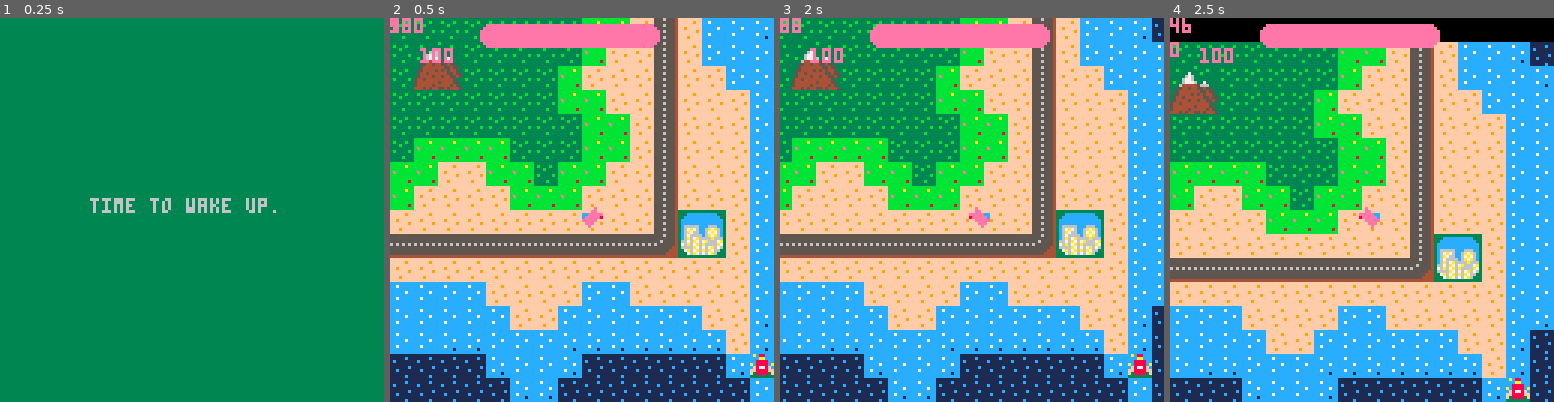
Above: before the commit, frames 1-4 (left to right).
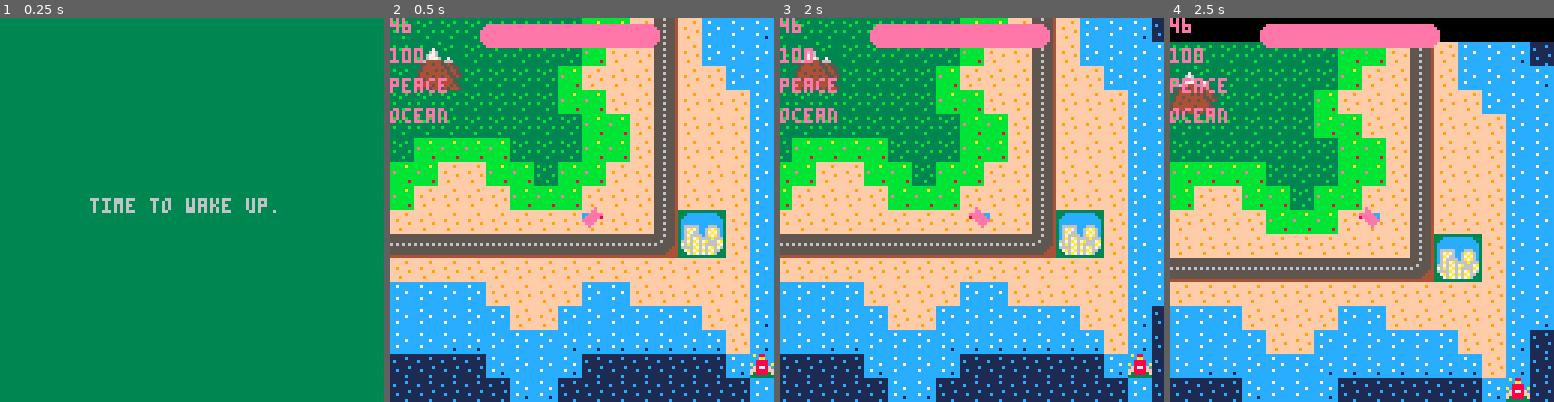
Above: after the commit, the same moments.

Repository: pio687/DragonBlaster
Game: PICO-8 cartridge dragon.p8
Two runs of this game, one before a commit and one after it. Both use one fixed random seed, a clock stepped at 60 frames per second and the inputs below.
Inputs:
- Up to frame 1 (0.25 s): no input
- Up to frame 2 (0.5 s): tap X (X key) at 0.33 s
- Up to frame 3 (2 s): tap X (X key) at 1.07, 1.85 s; hold Right from 1.6 s (still down)
- Up to frame 4 (2.5 s): release Right at 2.1 s; hold Up 2.15-2.42 s; hold Right from 2.47 s (still down)

Frame 1 is identical in both runs. In frame 2, 1.1% of the frame differs, in the area x 0-17%, y 0-28%; in frame 3, 1.0%; in frame 4, 1.0%.

Commit message:
Added music, collision bounce, sound effects

Diff:
--- a/dragon.p8
+++ b/dragon.p8
@@ -3,18 +3,30 @@
 __lua__
 function _init()
 
-state="start"
+state="start" // start menu
+
+mode="peace" // set battle mode
+
+location="ocean" // set map area
+
+death_sound_played = false // play upon player death
+
+hit_cooldown = 0 // enemy hit cooldown
+
+death = false
+
+music(0,0,0,3)
 
 -- player class --
 	player={
 		x=63,
 		y=63,
+		player_alive=0,
 		fx=false, // flip
 		fy=false,
 		sp=1,
 		ghost=4,
 		speed=1,
-		alive=1
 		}
 
 		bomb={
@@ -45,72 +57,112 @@
 end // init
 
 
+-----------------------
+--	update starts here--
+-----------------------
+
+
 function _update()
-//runs before it draws
-//every frame
+
+    old_state = state
 
 	if state=="play" then
-		if (btnp(❎)) state="menu" //call menu
-
-//save player position
-	old_x=player.x
-	old_y=player.y
-
-
-
-//health ui
-  update_health()
-
-//player movement
-		update_player()
-
---//check collision
---	if check_collision(city1, 16, 16) then
---		player.x = old_x
---		player.y = old_y
---	end
---
-
---//check injury
-	if check_collision(axo, 8, 8) then
-		health -= 1
-	end
-
-	//spawn axo
-	if position==57 then
-		axo.spawn=1
-	end
-
-//flash bomb and axo sprites
-		flash_sprite(axo, 36, 37, 10)
-
-		flash_sprite(bomb, 50, 51, 2)
-
-//find player position
+
+    	if health <= 0
+	        and not death_sound_played
+	        then health = 0
+	        death = true
+	        sfx(9,2)
+	        death_sound_played=true
+	    end
+
+	    if death == true
+	    	then mode = "death"
+	    	set_music()
+	    end
+
+	    old_speed = player.speed
+
+	    if (btnp(❎))
+            then state="menu" //call menu
+        end
+
+        --save player position
+	   			 old_x=player.x
+        old_y=player.y
+
+
+        --health ui
+        update_health()
+
+        --player movement
+	    update_player()
+
+        if hit_cooldown > 0 then
+	        hit_cooldown -= 1
+        end
+
+	    --spawn axo
+	    if axo.spawn==0 then
+	        if position==57 then
+		        axo.spawn=1
+		        mode="war"
+		        sfx(3,2)
+		        set_music()
+	        end
+	    end
+
+    --//check injury
+	 if axo.spawn==1  and death==false then
+	  if check_collision(axo, 8, 8)
+	   and hit_cooldown == 0 then
+		  health -= 50 -- keep high
+    sfx(7,2)
+		  hit_cooldown = 5
+
+		 if player.x > axo.x
+		  then player.x=old_x+5
+		  else
+		  player.x=old_x-5
+		 end
+
+		 if player.y > axo.y
+		  then player.y=old_y+5
+		  else
+		  player.y=old_y-5
+		 end
+		end
+ end
+
+        --flash bomb and axo sprites
+	flash_sprite(axo, 36, 37, 10)
+
+	flash_sprite(bomb, 50, 51, 2)
+
+        --find player position
 	position=(mget(flr((player.x+4)/8),flr((player.y+4)/8)))
 
-//go fast over water
+        --go fast over water
 	if position==41 or position==42 or position==57
-	 then
-		player.speed=2
-	else
-		player.speed=1
-	end
-
-	if fget(position, 0) then
+	 then player.speed=2
+  else player.speed=1
+	end
+
+ if fget(position, 0) then
 		player.x = old_x
 		player.y = old_y
 	end
 
-//print position
-
-
-		elseif state=="start" or state=="menu" then
-			if (btnp(❎)) state="play"
-		end
-
-end
-
+	elseif state=="start" or state=="menu" then
+		if (btnp(❎)) then state="play"
+  end
+ end
+
+end
+
+
+--draw starts here--
+--------------------
 
 function _draw()
 
@@ -121,54 +173,47 @@
 
 	if state=="play" then
 
-	cls() // clear screen
-
-	draw_map() // call draw_map from tab 3
-
-// camera(player.x/8,player.y/8)
-
-	draw_health() // call draw_health from tab 2
-
-	spr(city1.cityspr, city1.x, city1.y, 2, 2) // city sprite
-
-	if axo.spawn==1 then
-		spr(axo.sp,axo.x,axo.y,1,1,true,false) //axo monster
-	end
-
-	if player.alive == 1 then
-	spr(player.sp,player.x,player.y,1,1,player.f,player.fx,player.fy)
-	// num, x, y, width, flip
-	end
-
-	if health <= 0 then
-		health = 0
-		player.alive = 0
+		cls() // clear screen
+
+		draw_map() // call draw_map from tab 3
+
+		// camera(player.x/8,player.y/8)
+
+		draw_health() // call draw_health from tab 2
+
+		spr(city1.cityspr, city1.x, city1.y, 2, 2) // city sprite
+
+		if axo.spawn==1 then
+			spr(axo.sp,axo.x,axo.y,1,1,true,false) //axo monster
 		end
 
-	if player.alive == 0 then
-
-		spr(player.ghost,player.x,player.y,2,2,player.f,player.fx,player.fy)
-
-
-	end
-
-	print(position,mapx,mapy)
-	print(health,mapx+10,mapy+10)
+		if death == false then
+			spr(player.sp,player.x,player.y,1,1,player.fx,player.fy)
+			// num, x, y, width, flip
+		end
+
+
+		if death == true then
+
+			spr(player.ghost,player.x,player.y,2,2,player.fx,player.fy)
+
+		end
+
+		print(position,mapx,mapy)
+		print(health,mapx,mapy+10)
+		print(mode,mapx,mapy+20)
+		print(location,mapx,mapy+30)
 
 
 	elseif state=="start" then
-	cls(19)
-	print("time to wake up.", 30,60)
-
-	elseif state=="menu" then
-	cls(19)
-	print("time to get moving.",28,60)
-
-	end
-…(4 lines of a section not shown)…
+		cls(19)
+		print("time to wake up.", 30,60)
+
+		elseif state=="menu" then
+		cls(19)
+		print("time to get moving.",28,60)
+
+	end
 
 end
 -->8
@@ -187,7 +232,6 @@
 	rrectfill((mapx+30),(mapy+2),0,8,2,14)
 	end
 
-	print(health)
 	end
 -->8
 function flash_sprite(obj, start_sp, end_sp, speed)
@@ -216,27 +260,26 @@
 
  if btn(➡️) then
   player.x+=player.speed
-  player.f=true
+  player.fx=true
   player.sp=1 // which sprite
  end // move right
 
 	if btn(⬅️) then
 		player.x-=player.speed
-		player.f=false
-		player.sp=1 //which sprite
+		player.fx=false
+	 player.sp=1//which sprite
 	end // mobe left
 
  if btn(⬇️) then
   player.y+=player.speed
   player.sp=3
-  player.fy=true
+  player.fy=false
  end // move up
 
 	if btn(⬆️) then
 		player.y-=player.speed
 		player.sp=2
 		player.fy=false
-
 	end // move down
 
 end
@@ -260,6 +303,31 @@
 	mapy=flr(player.y)-63
 	camera(mapx,mapy)
 	map(0,0,0,0,128,64)
+
+end
+-->8
+function set_music()
+
+	local new_music = -1
+
+		if mode == "peace"
+		 and location == "ocean"
+		 then new_music = 0
+
+		elseif mode == "war"
+ 		and location == "ocean"
+		 then new_music = 1
+
+		elseif mode == "death"
+			then new_music = 2
+
+		end
+
+
+	if new_music ~= current_music
+	 then music(new_music, 0, 3)
+	 current_music = new_music
+	end
 
 end
 __gfx__
Not shown, changed: the music (__music__) section of dragon.p8
Not shown, changed: the sound effects (__sfx__) section of dragon.p8
Not shown, added: greatocean.txt
Not shown, changed: README.md
Not shown, changed: dragon.html
Not shown, changed: dragon.js
